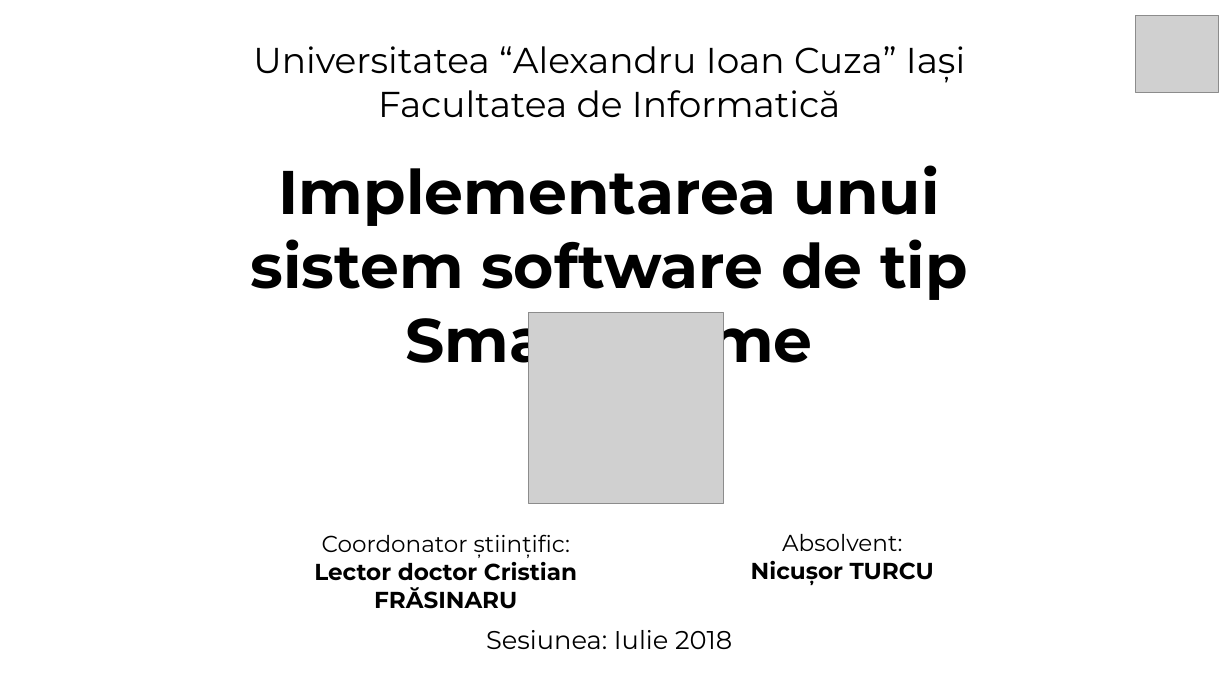
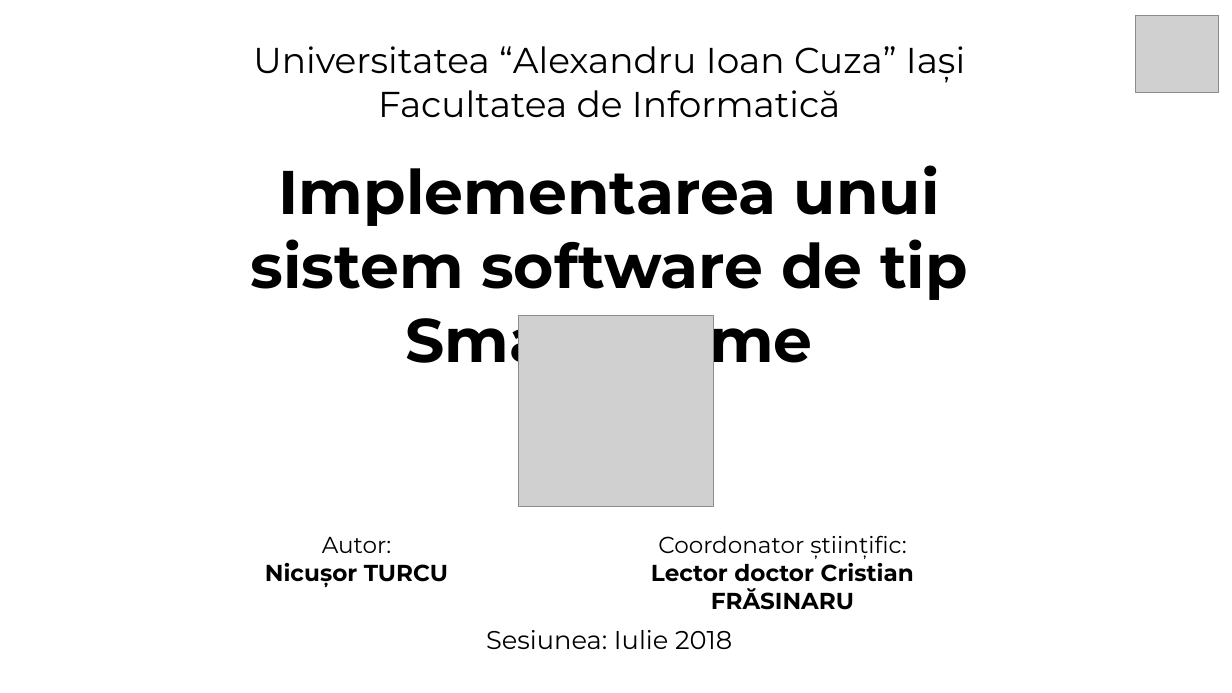
Before and after one commit to turcunicusor/Licenta, a slide deck: slide 1 of Documentation/Presentation.pptx. Drawn at 1232x693 pixels with LibreOffice and Linux fonts; fonts in the diff are those of the drawing; grey boxes stand for pictures. Boxes give left, top, right and bottom in pixels: in the first picture for what was removed or moved away, otherwise in the second. Text is boxed around its words. In the diff, an @@ line names an element or a change of style, - is before the commit and + after.

```diff
--- a/Documentation/Presentation.pptx
+++ b/Documentation/Presentation.pptx
@@ picture: place and size @@
-picture at bbox=[529, 312, 724, 504]
+picture at bbox=[518, 315, 714, 506]
@@ text "Autor:": place and size @@
-text "Autor:" at bbox=[751, 534, 934, 585]
+text "Autor:" at bbox=[265, 537, 448, 587]
@@ text at bbox=[322, 537, 391, 553]: text changed @@
-Absolvent:
+Autor:
@@ text "Coordonator științific:": place and size @@
-text "Coordonator științific:" at bbox=[314, 534, 577, 609]
+text "Coordonator științific:" at bbox=[651, 535, 914, 610]
```
Also in this commit, not shown: 10 other slides changed, 2 slides added, 1 slide removed, 4 other files.
